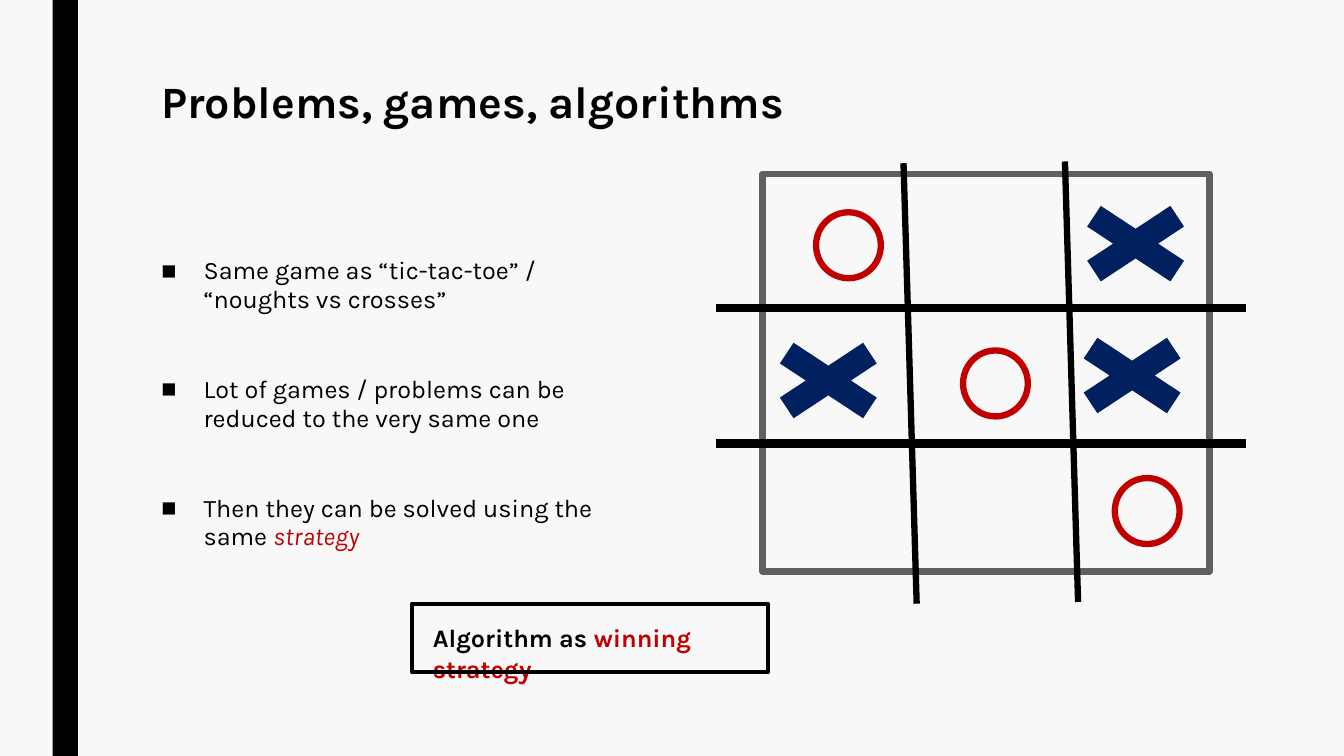
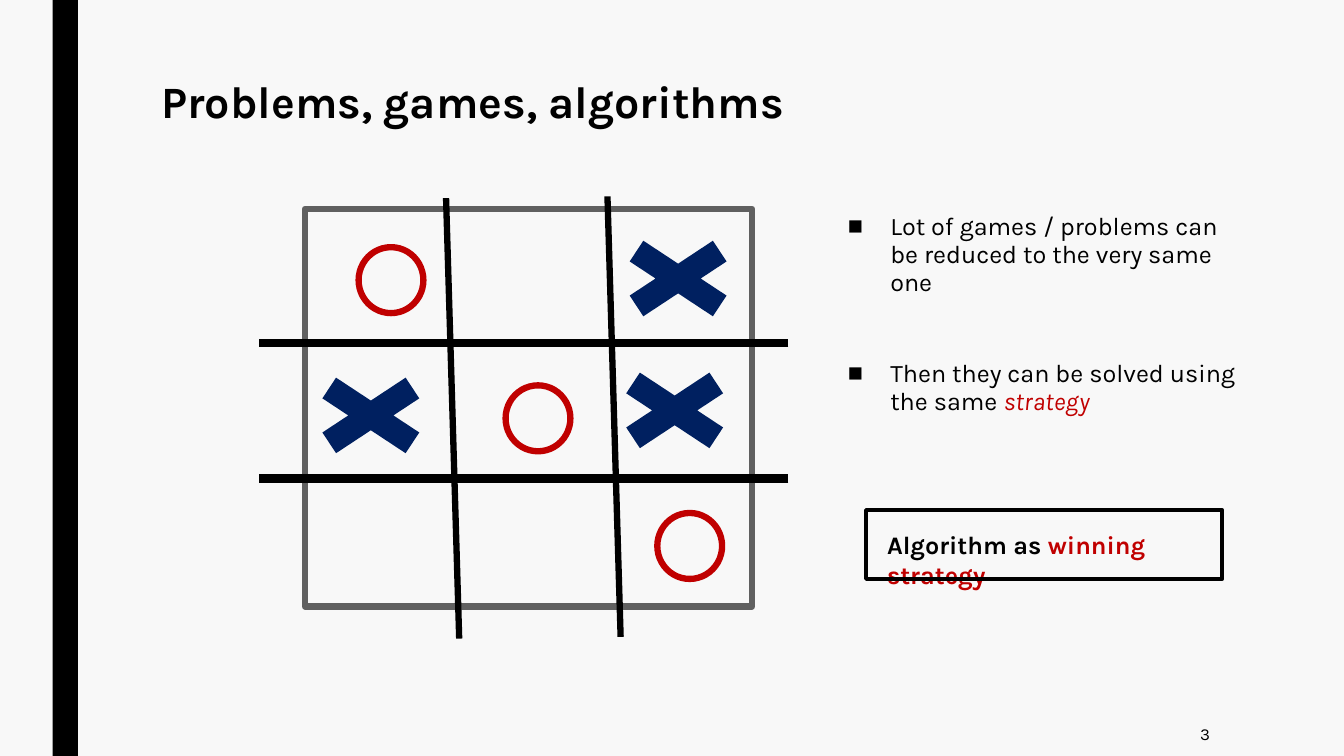
Before and after one commit to jurtasun/presentations, a slide deck: slide 6 of 202306_LMS_Complexity/230619_LMS_Complexity.ppt. Drawn at 1344x756 pixels with LibreOffice and Linux fonts; fonts in the diff are those of the drawing. Boxes give left, top, right and bottom in pixels: in the first picture for what was removed or moved away, otherwise in the second. Text is boxed around its words. In the diff, an @@ line names an element or a change of style, - is before the commit and + after.

```diff
--- a/202306_LMS_Complexity/230619_LMS_Complexity.ppt
+++ b/202306_LMS_Complexity/230619_LMS_Complexity.ppt
@@ text "Lot of games / problems ...": place and size @@
-text "Lot of games / problems ..." at (204, 261, 593, 552)
+text "Lot of games / problems ..." at (890, 217, 1235, 416)
@@ line moved from (1066, 161) - (1079, 602) to (447, 199) - (460, 639) @@
@@ line moved from (903, 163) - (917, 604) to (608, 197) - (621, 637) @@
@@ text at (204, 261, 519, 314): paragraph removed @@
-■ Same game as “tic-tac-toe” / “noughts vs crosses”
@@ cross: place and size @@
-cross at (748, 328, 908, 434)
+cross at (595, 358, 755, 464)
@@ cross: place and size @@
-cross at (1053, 323, 1213, 429)
+cross at (291, 363, 452, 469)
@@ text added at (371, 430, 386, 432), 18 pt, text #000000 @@
+3
@@ 2 lines, 1 rectangle, 1 ellipse: place and size @@
-2 lines, 1 rectangle, 1 ellipse at (716, 173, 1246, 572)
+2 lines, 1 rectangle, 1 ellipse at (259, 209, 788, 607)
@@ 2 texts, 2 ellipses, 1 cross: place and size @@
-2 texts, 2 ellipses, 1 cross at (817, 191, 1216, 543)
+2 texts, 2 ellipses, 1 cross at (359, 226, 758, 579)
@@ rectangle: place and size @@
-rectangle at (412, 604, 768, 673)
+rectangle at (866, 510, 1222, 579)
@@ text "Algorithm as winning strategy": place and size @@
-text "Algorithm as winning strategy" at (433, 629, 691, 684)
+text "Algorithm as winning strategy" at (887, 536, 1145, 591)
@@ text "3": place and size @@
-text "3" at (829, 396, 844, 398)
+text "3" at (1200, 729, 1210, 740)
@@ text "3" at (1200, 729, 1210, 740): size 18 to 12 pt; alignment left to right; vertical alignment top to middle @@
```
Also in this commit, not shown: 7 other slides changed.
